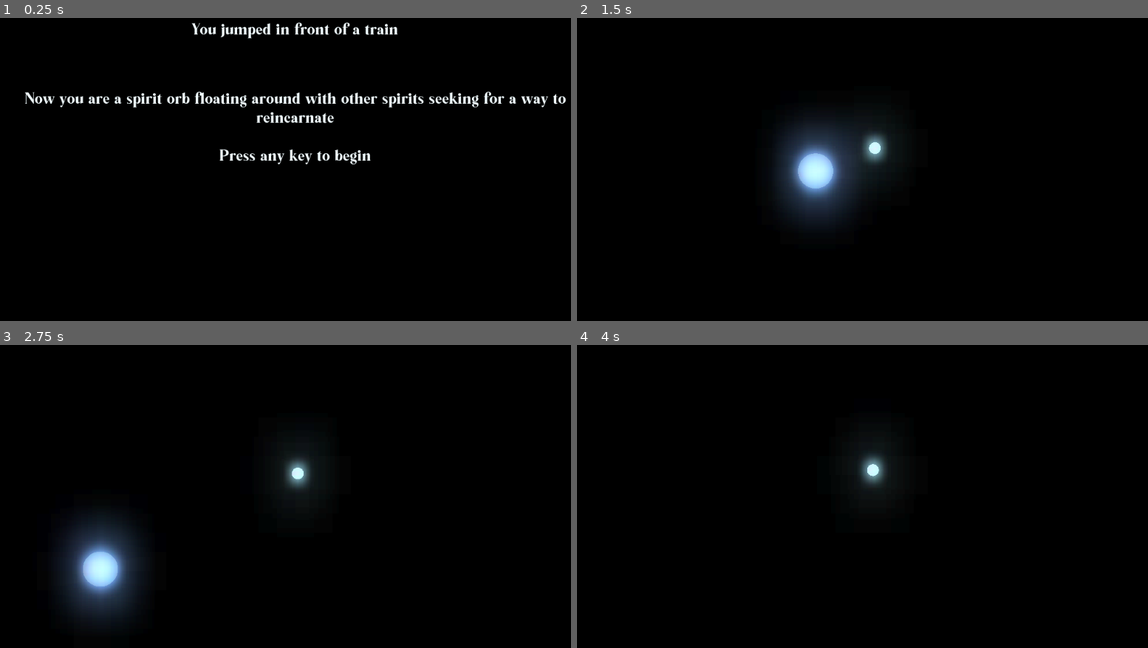
Above: before the commit, frames 1-4 (two rows, left to right).
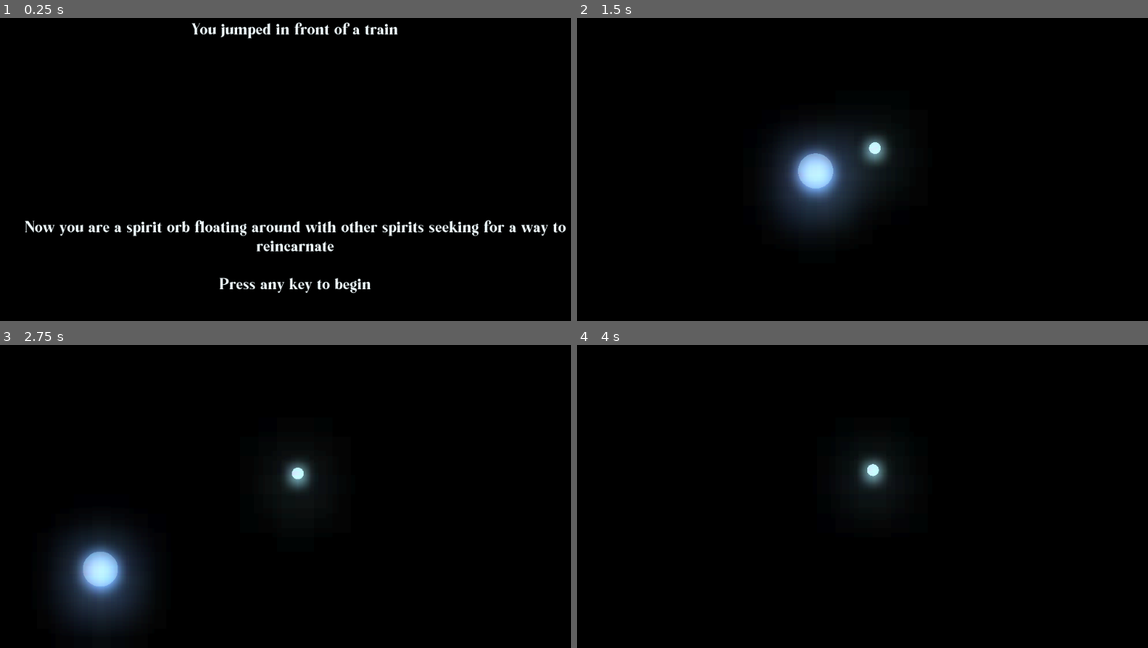
Above: after the commit, the same moments.

Repository: matheusfillipe/Unborn
Game: Godot game, scene res://scenes/Intro.tscn
The game is run twice, just before and just after one commit, with the same random seed, the same clock (stepped at 60 frames per second) and the same inputs.
Inputs (mouse positions are in pixels of both pictures, inside the frame that each line leads up to):
- Up to frame 1 (0.25 s): no input
- Up to frame 2 (1.5 s): tap Enter at 0.5 s; move the mouse to (1005, 130) at 0.52 s; press the mouse at (1005, 130) at 0.53 s; hold Right (ui_right) 0.53-1.28 s; move the mouse to (754, 166) at 1.27 s; release the mouse at (754, 166) at 1.28 s; hold Down (ui_down) from 1.28 s (still down); click (754, 166) at 1.35 s
- Up to frame 3 (2.75 s): move the mouse to (354, 399) at 2.02 s; release Down (ui_down) at 2.03 s; press the mouse at (354, 399) at 2.03 s; hold Right (ui_right) from 2.03 s (still down)
- Up to frame 4 (4 s): move the mouse to (845, 544) at 2.77 s; release Right (ui_right) at 2.78 s; release the mouse at (845, 544) at 2.78 s; hold Up (ui_up) 2.78-3.53 s; click (845, 544) at 2.85 s; move the mouse to (1050, 526) at 3.52 s; press the mouse at (1050, 526) at 3.53 s; hold Left (ui_left) from 3.53 s (still down)

The runs differ from the first frame. In frame 1, 4.7% of the frame differs, in the area x 4-100%, y 24-91%; in frame 2, 0.5%; in frame 3, 0.5%; in frame 4, less than 0.1%.

Commit message:
scenes changes

Diff:
--- a/scenes/Intro.tscn
+++ b/scenes/Intro.tscn
@@ -21,9 +21,9 @@
 [node name="Game" type="Label" parent="."]
 anchor_right = 1.0
 margin_left = 10.0
-margin_top = 200.0
+margin_top = 423.0
 margin_right = -10.0
-margin_bottom = 544.0
+margin_bottom = 767.0
 text = "Now you are a spirit orb floating around with other spirits seeking for a way to reincarnate
 
 Press any key to begin"
--- a/scenes/main.tscn
+++ b/scenes/main.tscn
@@ -16,6 +16,7 @@
 glow_hdr_threshold = 0.92
 glow_hdr_luminance_cap = 13.68
 glow_hdr_scale = 1.37
+glow_high_quality = true
 
 [node name="main" type="Node2D"]
 script = ExtResource( 2 )
